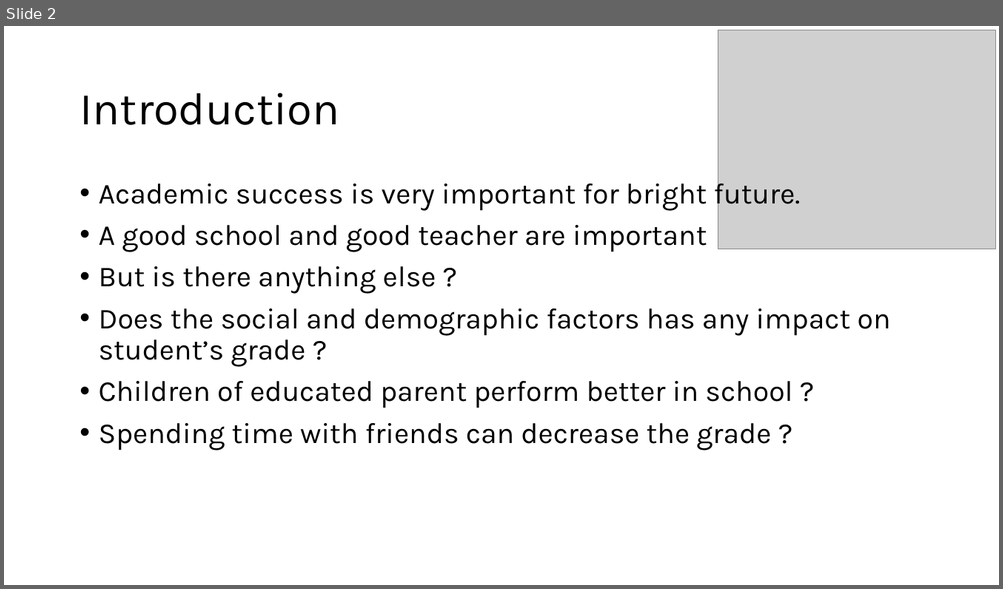
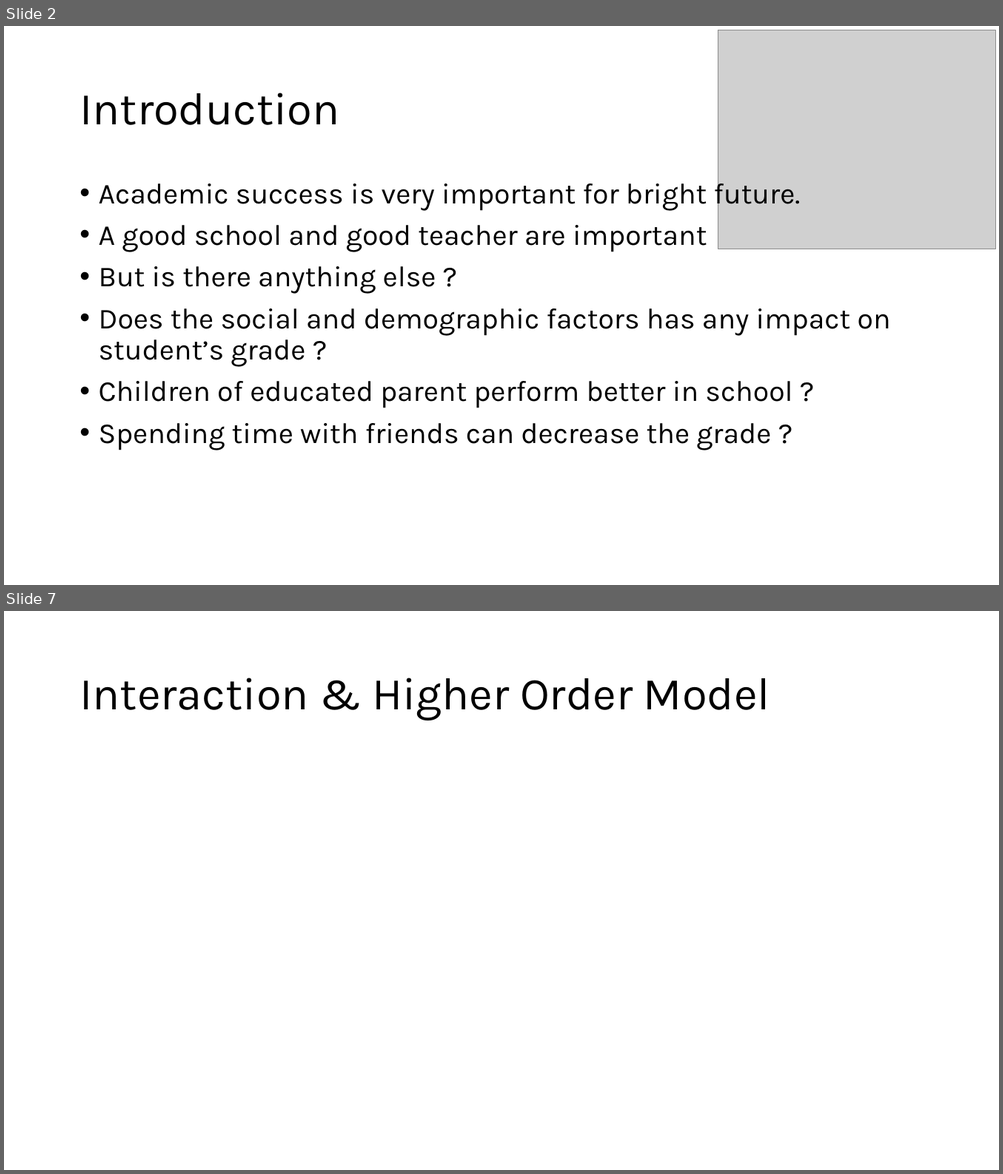
Before and after one commit to prs-sharma9/DATA-603_PROJECT, a slide deck: Final_Presentation.pptx. Shown one above the other, each under a label of ours: slide 2 before the commit, slides 2 and 7 after it; the slides between them are not shown. The pictures are 1003x589 and 1003x1174 pixels, drawn with LibreOffice and Linux fonts; fonts in the diff are those of the drawing; grey boxes stand for pictures. Boxes give left, top, right and bottom in pixels: in the first picture for what was removed or moved away, otherwise in the second. Text is boxed around its words. In the diff, an @@ line names an element or a change of style, - is before the commit and + after.

```diff
--- a/Final_Presentation.pptx
+++ b/Final_Presentation.pptx
@@ slide 7 added at [4, 611, 999, 1170], background #FFFFFF @@
@@ title added at [79, 678, 770, 721], 44 pt, text #000000 @@
+Interaction & Higher Order Model
```
Also in this commit, not shown: 1 slide changed, 8 other slides added, 1 other file.
